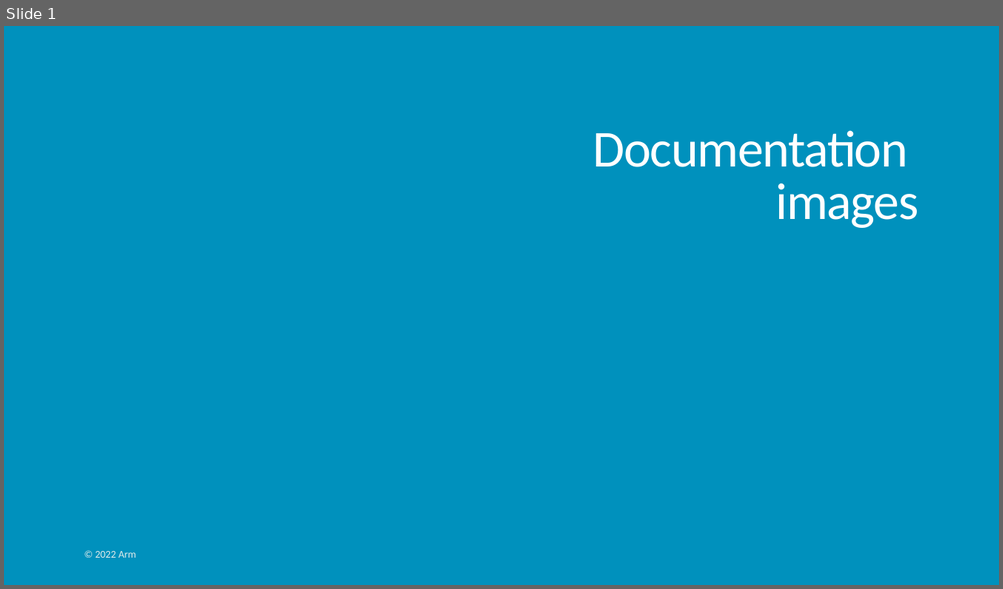
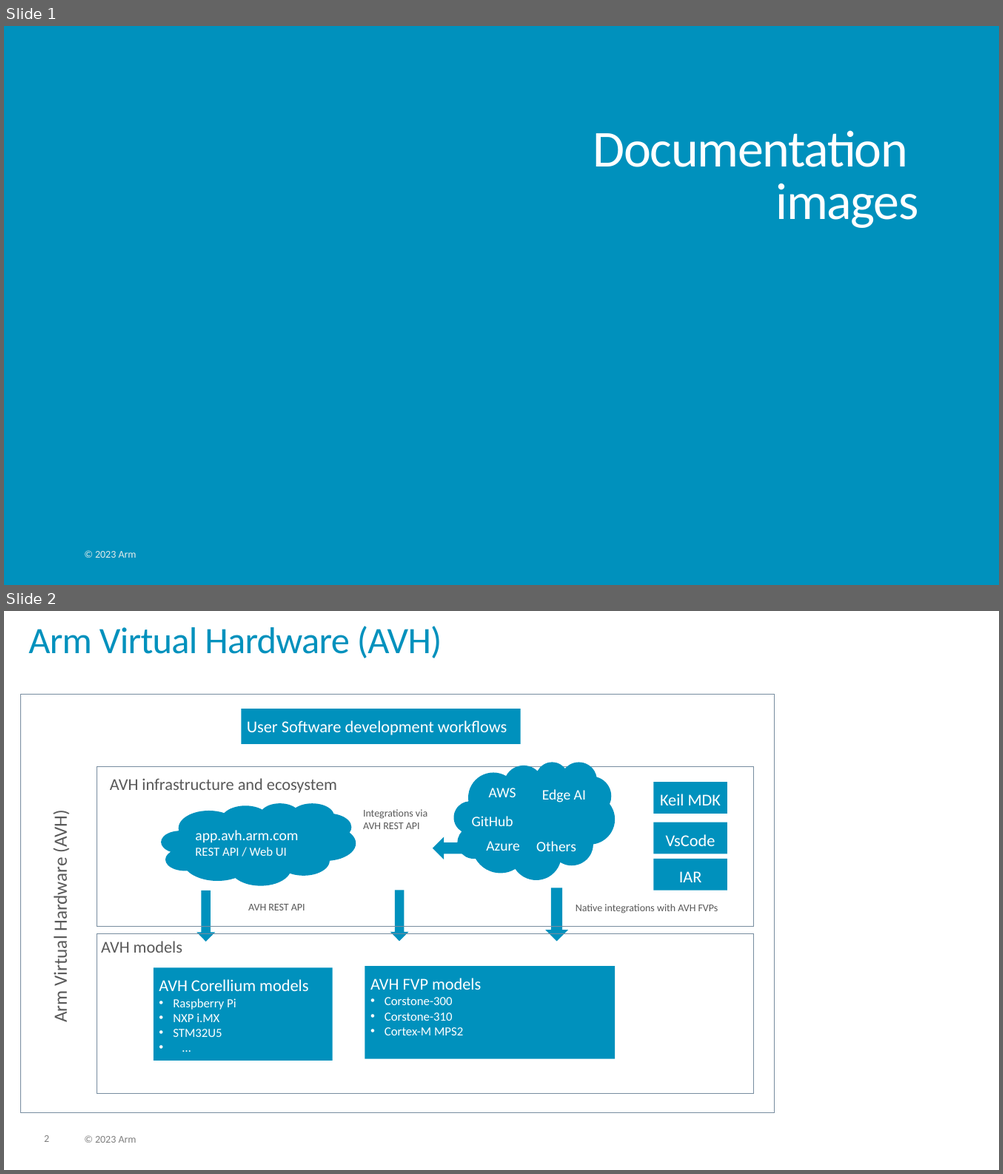
Before and after one commit to ARM-software/AVH, a slide deck: DoxyGen/overview/src/images/img_src.pptx. Shown one above the other, each under a label of ours: slide 1 before the commit, slides 1 and 2 after it. The pictures are 1003x589 and 1003x1174 pixels, drawn with LibreOffice and Linux fonts; fonts in the diff are those of the drawing; background and template pictures are left out. Boxes give left, top, right and bottom in pixels: in the first picture for what was removed or moved away, otherwise in the second. Text is boxed around its words. In the diff, an @@ line names an element or a change of style, - is before the commit and + after.

Commit message:
Highlighted difference to AVH FVPs

```diff
--- a/DoxyGen/overview/src/images/img_src.pptx
+++ b/DoxyGen/overview/src/images/img_src.pptx
@@ slide 2 added at (4, 611, 999, 1170), background #FFFFFF @@
@@ title added at (28, 626, 442, 658), 36 pt, text #0091BD @@
+Arm Virtual Hardware (AVH)
@@ rectangle added at (20, 694, 774, 1113), outline #778C9F 0.5 pt @@
@@ rectangle added at (242, 709, 521, 743), fill #0091BD, 16 pt, text #FFFFFF @@
+User Software development workflows
@@ cloud added at (454, 762, 615, 880), fill #0091BD @@
@@ rectangle added at (96, 766, 754, 925), outline #778C9F 0.5 pt @@
@@ text added at (110, 778, 337, 793), 16 pt, text #595959 @@
+AVH infrastructure and ecosystem
@@ cloud added at (472, 776, 541, 811), fill #0091BD, 14 pt, text #FFFFFF @@
+AWS
@@ rectangle added at (653, 782, 727, 814), fill #0091BD, 16 pt, text #FFFFFF @@
+Keil MDK
@@ cloud added at (162, 803, 356, 886), fill #0091BD, 14 pt, text #FFFFFF @@
+app.avh.arm.com
+REST API / Web UI
@@ text added at (363, 809, 427, 829), 10 pt, text #595959 @@
+Integrations via
+AVH REST API
@@ text added at (542, 789, 586, 803), 14 pt, text #FFFFFF @@
+Edge AI
@@ text added at (49, 814, 72, 1022), 18 pt, text #595959 @@
+Arm Virtual Hardware (AVH)
@@ text added at (472, 816, 513, 826), 14 pt, text #FFFFFF @@
+GitHub
@@ rectangle added at (653, 822, 727, 854), fill #0091BD, 16 pt, text #FFFFFF @@
+VsCode
@@ down arrow added at (432, 837, 483, 860), fill #0091BD @@
@@ text added at (486, 841, 520, 851), 14 pt, text #FFFFFF @@
+Azure
@@ text added at (536, 841, 576, 851), 14 pt, text #FFFFFF @@
+Others
@@ rectangle added at (653, 859, 727, 891), fill #0091BD, 16 pt, text #FFFFFF @@
+IAR
@@ down arrow added at (196, 891, 215, 942), fill #0091BD @@
@@ down arrow added at (390, 890, 408, 941), fill #0091BD @@
@@ down arrow added at (546, 888, 568, 941), fill #0091BD @@
@@ text added at (248, 904, 305, 911), 10 pt, text #595959 @@
+AVH REST API
@@ text added at (575, 904, 718, 914), 10 pt, text #595959 @@
+Native integrations with AVH FVPs
@@ rectangle added at (96, 934, 754, 1093), outline #778C9F 0.5 pt @@
@@ text added at (101, 941, 182, 953), 16 pt, text #595959 @@
+AVH models
@@ rectangle added at (153, 968, 333, 1061), fill #0091BD, 12 pt, text #FFFFFF @@
+AVH Corellium models
+• Raspberry Pi
+• NXP i.MX
+• STM32U5
+• …
@@ rectangle added at (365, 966, 615, 1059), fill #0091BD, 12 pt, text #FFFFFF @@
+AVH FVP models
+• Corstone-300
+• Corstone-310
+• Cortex-M MPS2
@@ page number added at (44, 1136, 49, 1142), 10 pt, text #7F7F7F @@
+2
@@ text added at (95, 1136, 136, 1143), 10 pt, text #7F7F7F @@
+© 2023 Arm
@@ slide 1 changed as well @@
@@ text at (95, 551, 136, 558): text changed @@
-© 2022 Arm
+© 2023 Arm
```
Also in this commit, not shown: 25 other slides changed, 2 other slides added, 9 other files.
